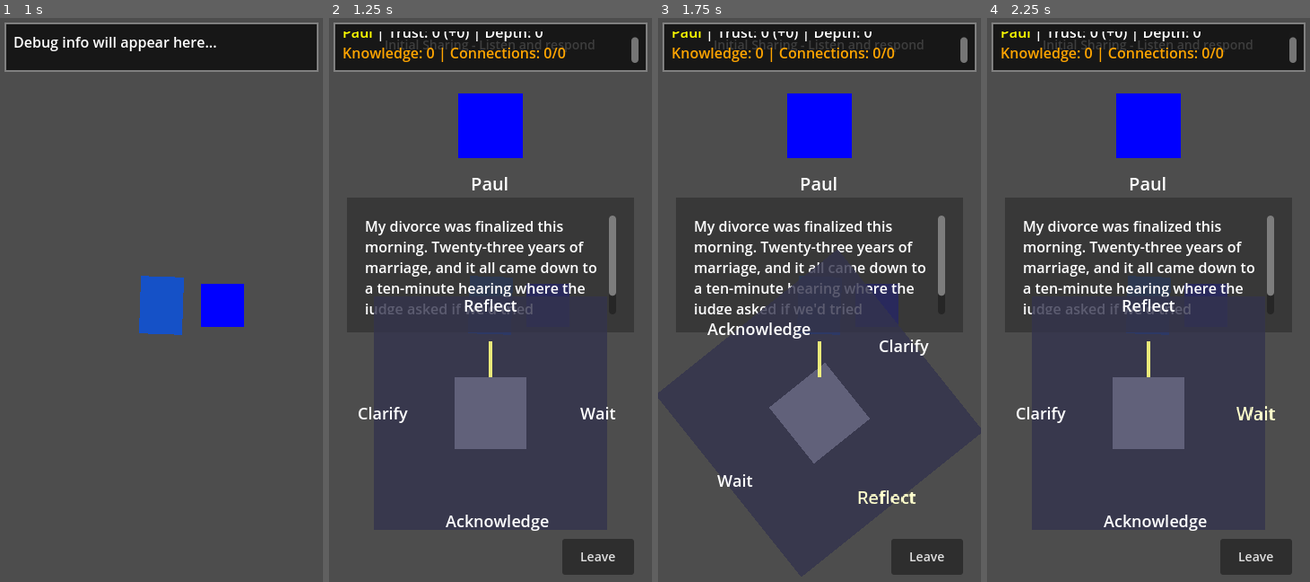
Above: before the commit, frames 1-4 (left to right).
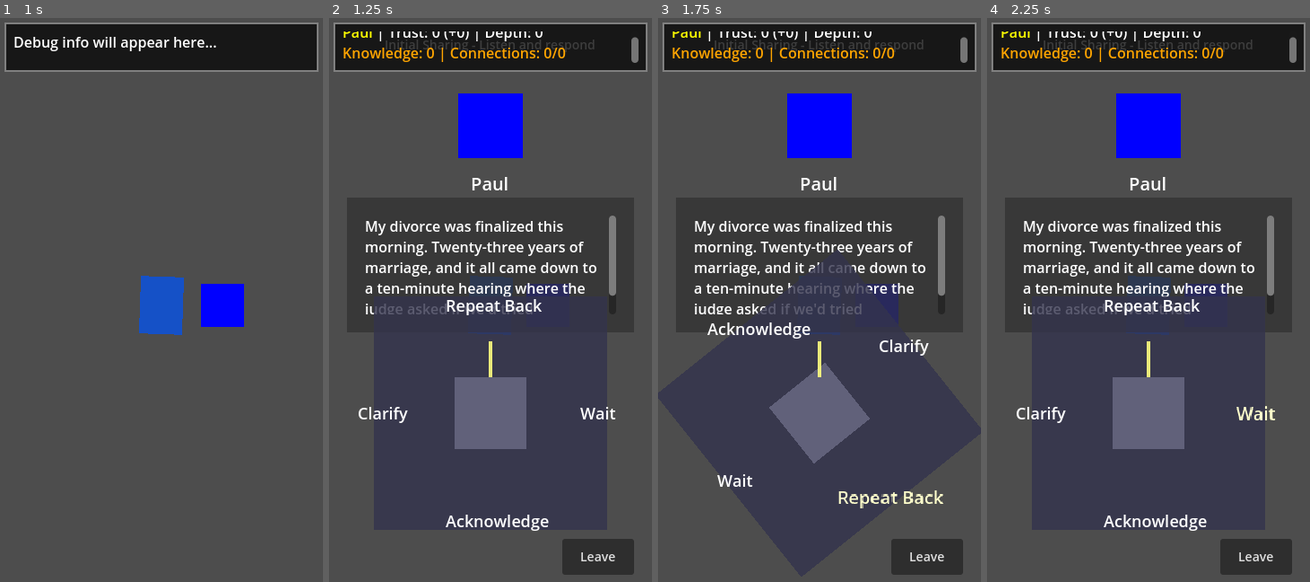
Above: after the commit, the same moments.

Repository: mgsrevolver/bedbound
Game: Godot game, scene res://scenes/Main.tscn
The game is run twice, just before and just after one commit, with the same random seed, the same clock (stepped at 60 frames per second) and the same inputs.
Inputs (mouse positions are in pixels of both pictures, inside the frame that each line leads up to):
- Up to frame 1 (1 s): tap Enter at 0.5 s; move the mouse to (232, 277) at 0.52 s; hold D (move_right) from 0.53 s (still down); click (232, 277) at 0.67 s
- Up to frame 2 (1.25 s): keep holding D (move_right)
- Up to frame 3 (1.75 s): release D (move_right) at 1.25 s; drag from (754, 333) to (819, 305) at 1.27 s
- Up to frame 4 (2.25 s): move the mouse to (1180, 181) at 2.02 s; hold D (move_right) from 2.03 s (still down)

Frame 1 is identical in both runs. In frame 2, 0.3% of the frame differs, in the area x 36-66%, y 49-53%; in frame 3, 0.4%, in the area x 55-89%, y 83-87%; in frame 4, 0.3%.

Commit message:
changed reflect to repeat back git add .

Diff:
--- a/scripts/ui/ConversationWheel.gd
+++ b/scripts/ui/ConversationWheel.gd
@@ -39,7 +39,7 @@
 	{"option": DialogueManager.DialogueOption.WAIT, "label": "Wait", "angle": 0},
 	{"option": DialogueManager.DialogueOption.ACKNOWLEDGE, "label": "Acknowledge", "angle": 90},
 	{"option": DialogueManager.DialogueOption.CLARIFY, "label": "Clarify", "angle": 180},
-	{"option": DialogueManager.DialogueOption.REFLECT, "label": "Reflect", "angle": 270}
+	{"option": DialogueManager.DialogueOption.REFLECT, "label": "Repeat Back", "angle": 270}
 ]
 
 var option_segments = []
@@ -610,7 +610,7 @@
 		"clarify":
 			return {"option": DialogueManager.DialogueOption.CLARIFY, "label": "Clarify"}
 		"reflect":
-			return {"option": DialogueManager.DialogueOption.REFLECT, "label": "Reflect"}
+			return {"option": DialogueManager.DialogueOption.REFLECT, "label": "Repeat Back"}
 		"probe":
 			return {"option": DialogueManager.DialogueOption.PROBE, "label": "Probe"}
 		_:
